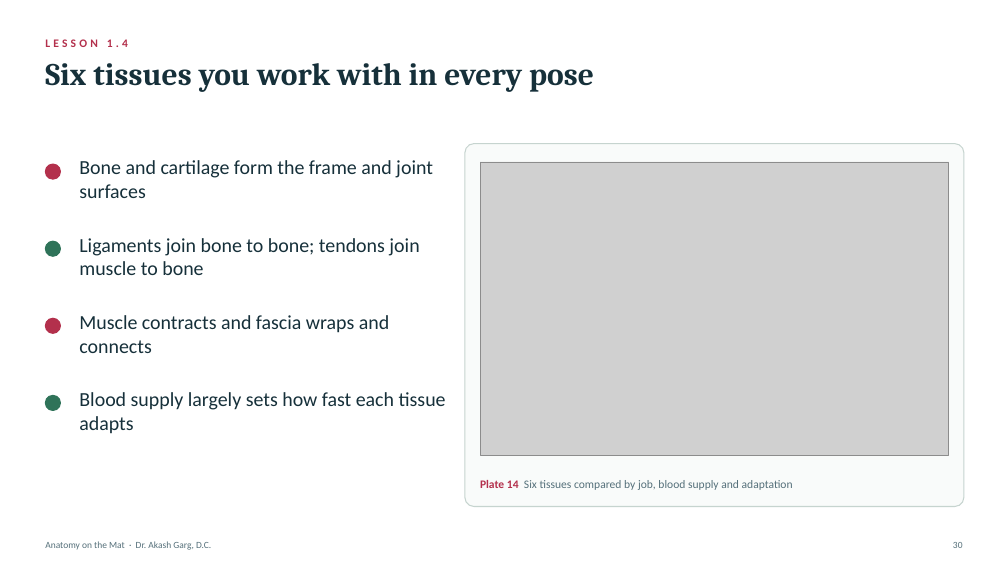
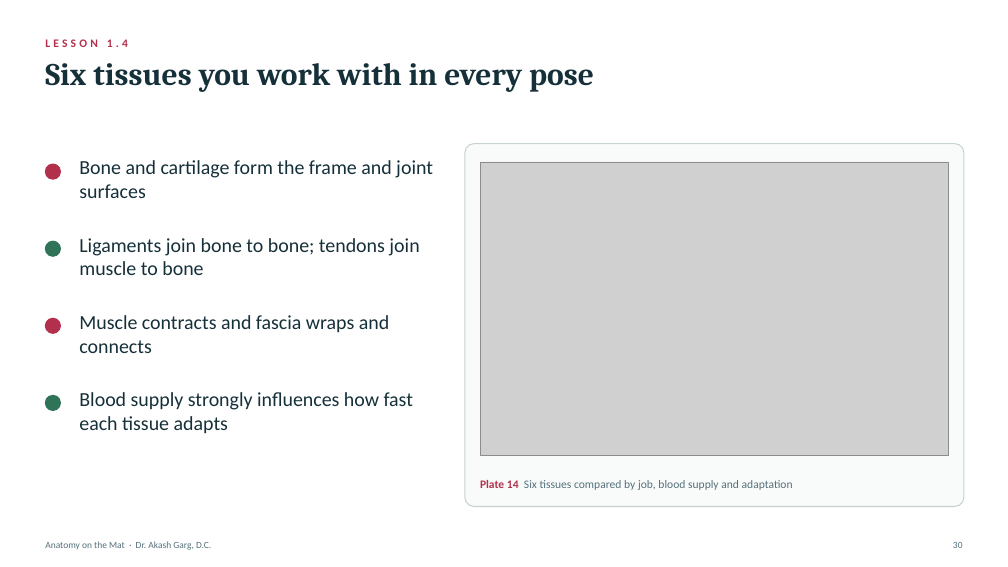
Before and after one commit to Kashee12345/anatomy-on-the-mat, a slide deck: slide 30 of decks/Module_1_The_Language_of_Movement.pptx. Drawn at 1008x567 pixels with LibreOffice and Linux fonts; fonts in the diff are those of the drawing; grey boxes stand for pictures. Boxes give left, top, right and bottom in pixels: in the first picture for what was removed or moved away, otherwise in the second. Text is boxed around its words. In the diff, an @@ line names an element or a change of style, - is before the commit and + after.

```diff
--- a/decks/Module_1_The_Language_of_Movement.pptx
+++ b/decks/Module_1_The_Language_of_Movement.pptx
@@ text at box(79, 392, 413, 434): text changed @@
-Blood supply largely sets how fast each tissue adapts
+Blood supply strongly influences how fast each tissue adapts
```
Also in this commit, not shown: 2 other slides changed, 3 other files.
